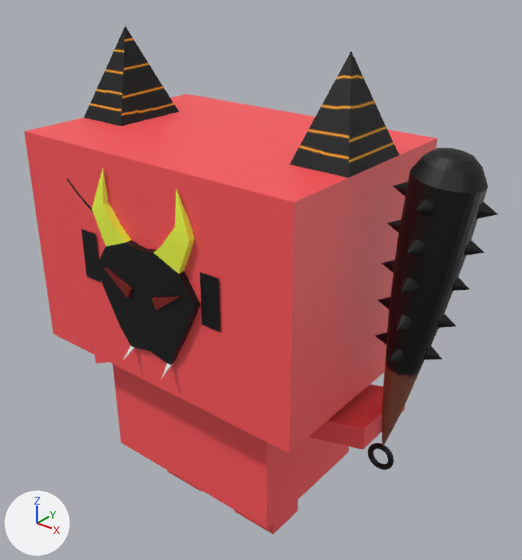
A saved change to the FBX model GamaJamTakaHashi2023/Assets/Umibudou/oni/omen.fbx.
The view is the same before and after, from a 50 mm lens placed at (3.99, -4.53, 5.79), pointed at (0.32, 0.06, 2.94). Lighting does not change. The marker at lower left points along +X, +Y and +Z. Where no turn or scale is listed for an object, it has been applied to the vertices.
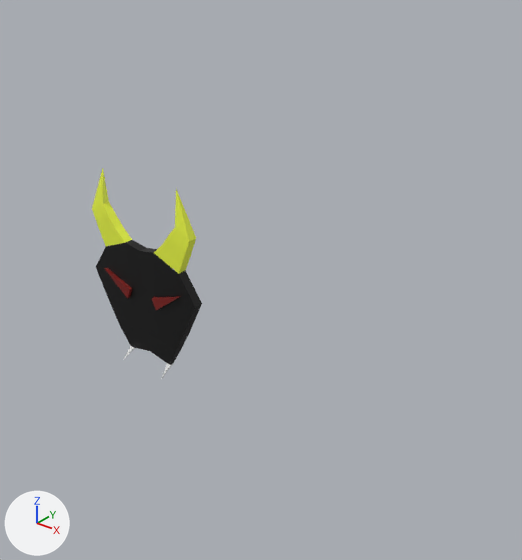
Pixel boxes [x1, y1, x2, y2] of what changed, in the pictures (522 x 560 px):
'oni', deleted (red)
    before: [24, 26, 437, 534]
'Cone.005', deleted (black)
    before: [368, 148, 498, 470]

The change, as a diff of the scene's bpy script:
```diff
--- a/GamaJamTakaHashi2023/Assets/Umibudou/oni/omen.fbx.py
+++ b/GamaJamTakaHashi2023/Assets/Umibudou/oni/omen.fbx.py
@@ ob_oni @@
-ob_oni = bpy.data.objects.new('oni', me_cube_001)
-ob_oni.location = (0.0, 0.0, 1.783)
@@ ob_cone_005 @@
-ob_cone_005 = bpy.data.objects.new('Cone.005', me_cone_016)
-ob_cone_005.location = (1.818, -0.212, 2.844)
```
